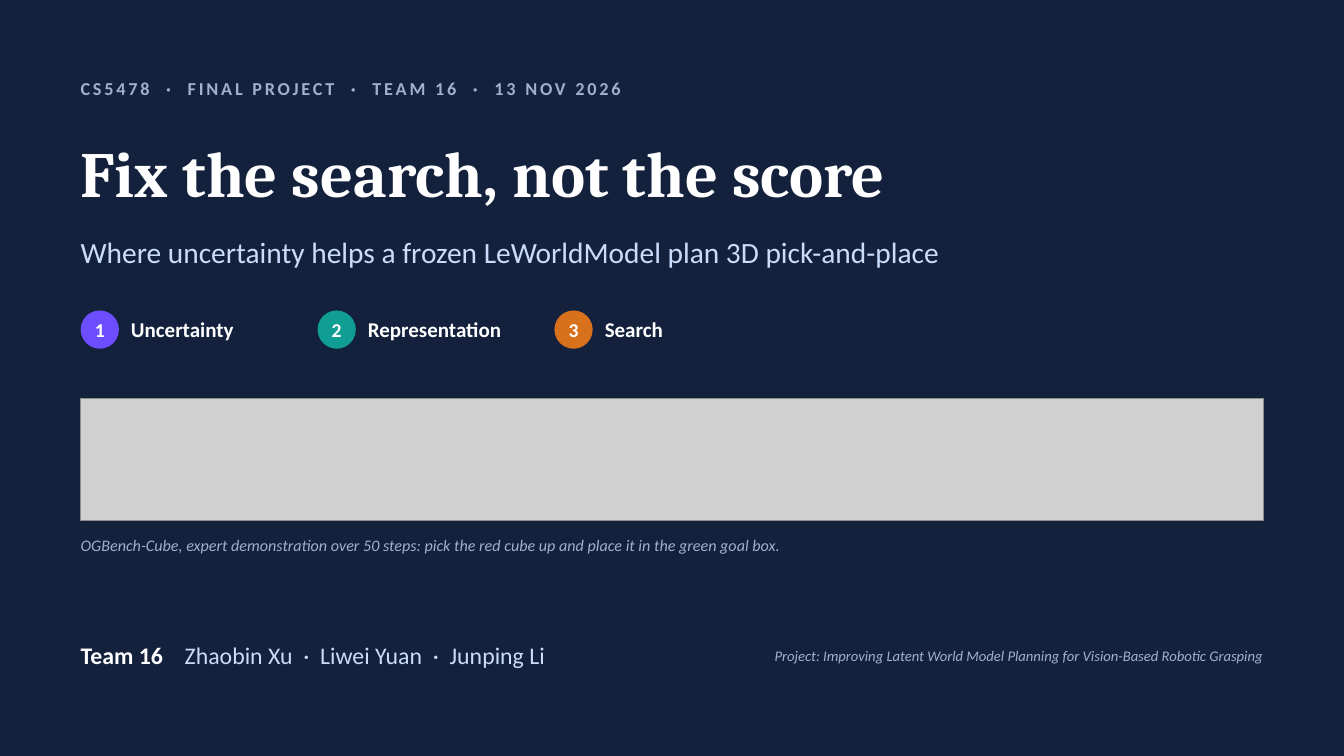
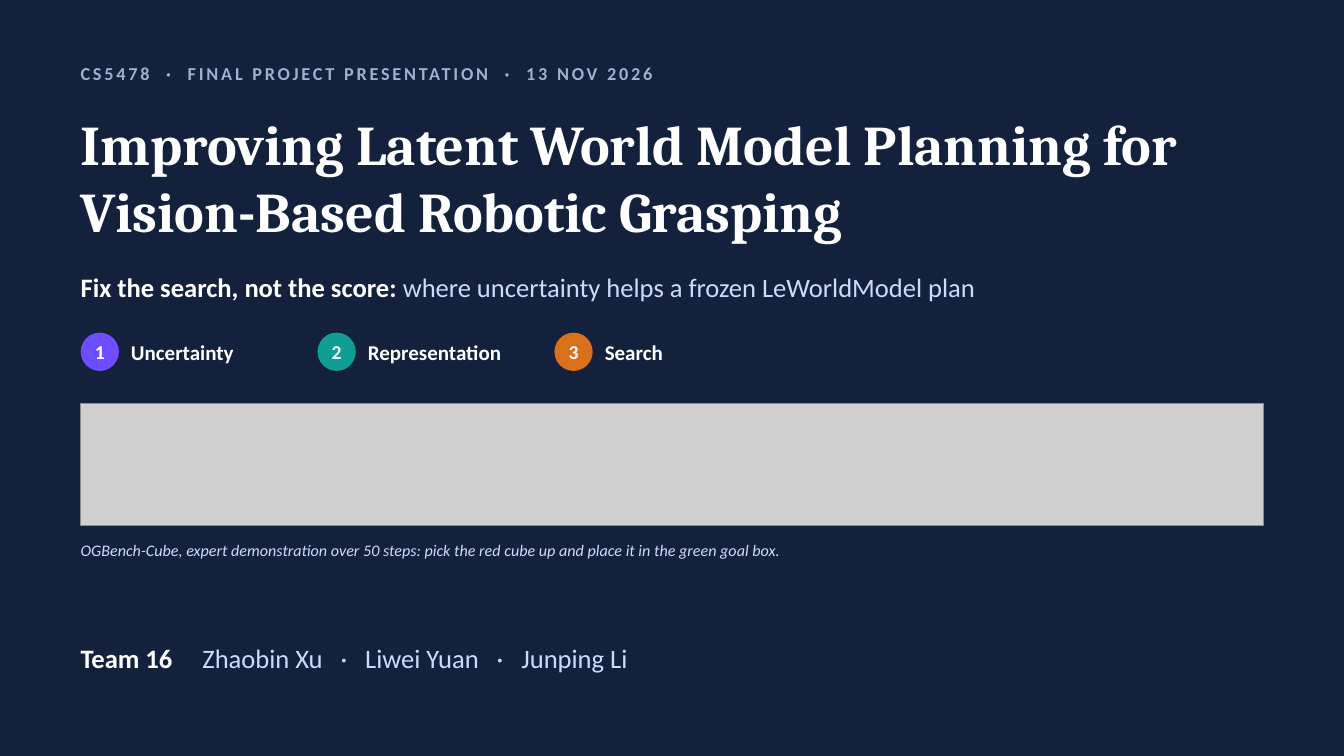
Before and after one commit to JaspinXu/uncertainty-aware-lewm, a slide deck: slide 1 of report/slides/CS5478_final_presentation.pptx. Drawn at 1344x756 pixels with LibreOffice and Linux fonts; fonts in the diff are those of the drawing; grey boxes stand for pictures. Boxes give left, top, right and bottom in pixels: in the first picture for what was removed or moved away, otherwise in the second. Text is boxed around its words. In the diff, an @@ line names an element or a change of style, - is before the commit and + after.

```diff
--- a/report/slides/CS5478_final_presentation.pptx
+++ b/report/slides/CS5478_final_presentation.pptx
@@ text at [81, 82, 620, 95]: text changed @@
-CS5478 · FINAL PROJECT · TEAM 16 · 13 NOV 2026
+CS5478 · FINAL PROJECT PRESENTATION · 13 NOV 2026
@@ text at [81, 125, 1177, 245]: text changed; size 10.5 to 40 pt; font Calibri to Cambria; text colour #9FB0CF to #FFFFFF; bold on; italic off @@
-Project: Improving Latent World Model Planning for Vision-Based Robotic Grasping
+Improving Latent World Model Planning for Vision-Based Robotic Grasping
@@ text removed at [81, 152, 885, 206] @@
-Fix the search, not the score
@@ text at [81, 278, 975, 302]: text changed; size 21 to 19 pt @@
-Where uncertainty helps a frozen LeWorldModel plan 3D pick-and-place
+Fix the search, not the score: where uncertainty helps a frozen LeWorldModel plan
@@ 3 ellipses, 3 texts: place and size @@
-3 ellipses, 3 texts at [81, 311, 663, 349]
+3 ellipses, 3 texts at [81, 333, 663, 371]
@@ picture: place and size @@
-picture at [81, 398, 1263, 520]
+picture at [81, 403, 1263, 525]
@@ text "OGBench-Cube, expert demonstration over 50 ..." at [81, 545, 779, 559]: text colour #9FB0CF to #CADCFC @@
@@ text "Team 16 Zhaobin Xu · ..." at [81, 649, 627, 673]: size 17 to 19 pt @@
```
Also in this commit, not shown: 11 other slides changed, 2 slides added, 1 slide removed, 2 other files.
